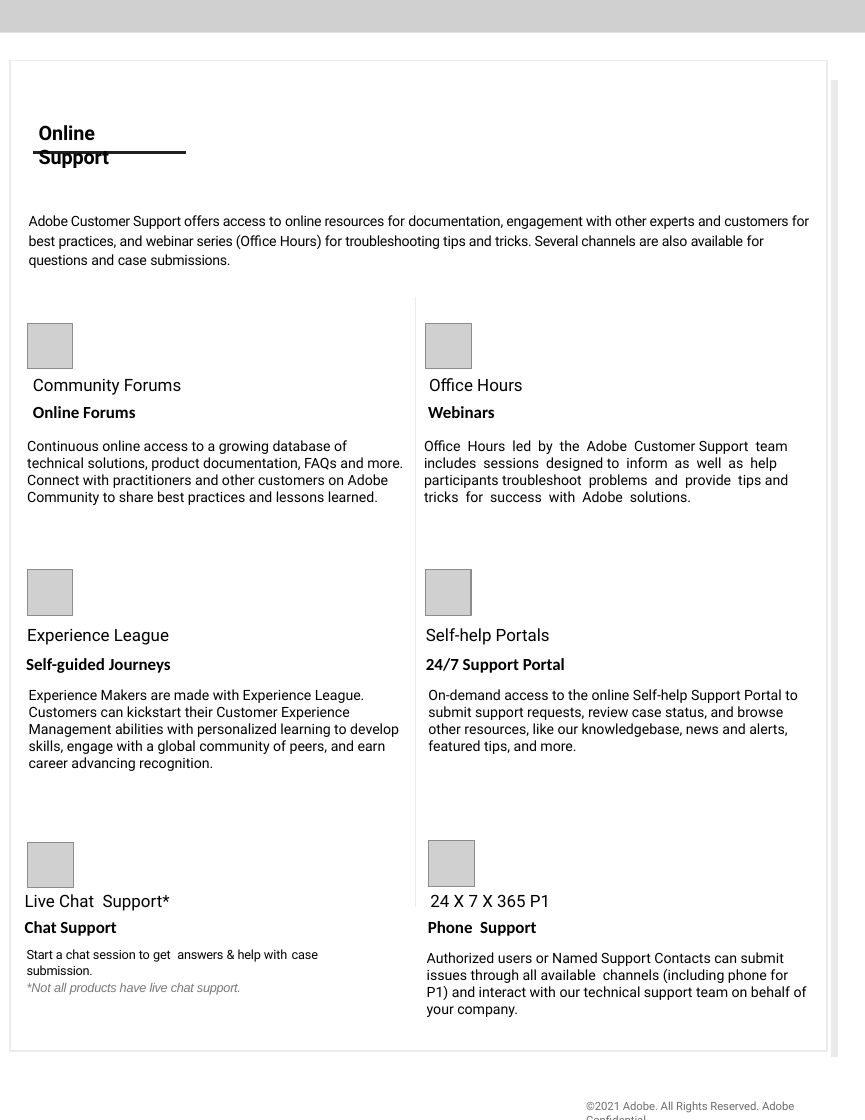
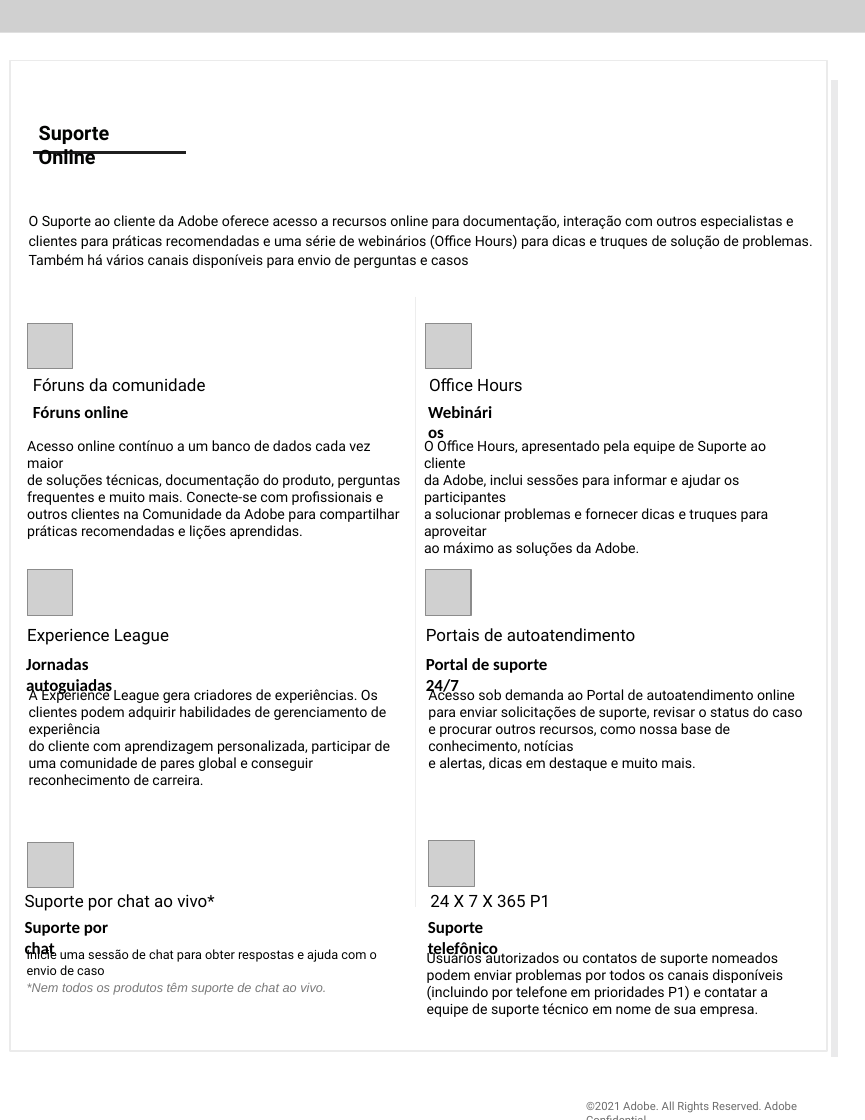
Before and after one commit to AdobeDocs/support-resources.pt-BR, a slide deck: slide 2 of help/data-sheets/assets/OnlineSupportDatasheet.pptx. Drawn at 865x1120 pixels with LibreOffice and Linux fonts; fonts in the diff are those of the drawing; grey boxes stand for pictures; background and template pictures are left out. Boxes give left, top, right and bottom in pixels: in the first picture for what was removed or moved away, otherwise in the second. Text is boxed around its words. In the diff, an @@ line names an element or a change of style, - is before the commit and + after.

```diff
--- a/help/data-sheets/assets/OnlineSupportDatasheet.pptx
+++ b/help/data-sheets/assets/OnlineSupportDatasheet.pptx
@@ text at (x1=39, y1=125, x2=110, y2=165): text changed @@
-Online Support
+Suporte Online
@@ text at (x1=29, y1=215, x2=812, y2=268): text changed @@
-Adobe Customer Support offers access to online resources for documentation, engagement with other experts and customers for best practices, and webinar series (Office Hours) for troubleshooting tips and tricks. Several channels are also available for questions and case submissions.
+O Suporte ao cliente da Adobe oferece acesso a recursos online para documentação, interação com outros especialistas e clientes para práticas recomendadas e uma série de webinários (Office Hours) para dicas e truques de solução de problemas. Também há vários canais disponíveis para envio de perguntas e casos
@@ text at (x1=358, y1=235, x2=426, y2=246): text changed @@
-Webinars
+Webinários
@@ text at (x1=33, y1=378, x2=205, y2=391): text changed @@
-Community Forums
+Fóruns da comunidade
@@ text at (x1=33, y1=406, x2=128, y2=418): text changed @@
-Online Forums
+Fóruns online
@@ text at (x1=27, y1=440, x2=401, y2=539): text changed @@
-Continuous online access to a growing database of technical solutions, product documentation, FAQs and more. Connect with practitioners and other customers on Adobe Community to share best practices and lessons learned.
+Acesso online contínuo a um banco de dados cada vez maior
+de soluções técnicas, documentação do produto, perguntas frequentes e muito mais. Conecte-se com profissionais e outros clientes na Comunidade da Adobe para compartilhar práticas recomendadas e lições aprendidas.
@@ text at (x1=424, y1=440, x2=769, y2=556): text changed @@
-Office Hours led by the Adobe Customer Support team includes sessions designed to inform as well as help participants troubleshoot problems and provide tips and tricks for success with Adobe solutions.
+O Office Hours, apresentado pela equipe de Suporte ao cliente
+da Adobe, inclui sessões para informar e ajudar os participantes
+a solucionar problemas e fornecer dicas e truques para aproveitar
+ao máximo as soluções da Adobe.
@@ text at (x1=426, y1=628, x2=636, y2=641): text changed @@
-Self-help Portals
+Portais de autoatendimento
@@ text at (x1=26, y1=658, x2=112, y2=696): text changed @@
-Self-guided Journeys
+Jornadas autoguiadas
@@ text at (x1=426, y1=658, x2=547, y2=696): text changed @@
-24/7 Support Portal
+Portal de suporte 24/7
@@ text at (x1=29, y1=687, x2=390, y2=785): text changed @@
-Experience Makers are made with Experience League. Customers can kickstart their Customer Experience Management abilities with personalized learning to develop skills, engage with a global community of peers, and earn career advancing recognition.
+A Experience League gera criadores de experiências. Os clientes podem adquirir habilidades de gerenciamento de experiência
+do cliente com aprendizagem personalizada, participar de uma comunidade de pares global e conseguir reconhecimento de carreira.
@@ text at (x1=428, y1=687, x2=802, y2=771): text changed @@
-On-demand access to the online Self-help Support Portal to submit support requests, review case status, and browse other resources, like our knowledgebase, news and alerts, featured tips, and more.
+Acesso sob demanda ao Portal de autoatendimento online para enviar solicitações de suporte, revisar o status do caso e procurar outros recursos, como nossa base de conhecimento, notícias
+e alertas, dicas em destaque e muito mais.
@@ text at (x1=25, y1=894, x2=150, y2=911): text changed @@
-Chat Support
+Suporte por chat
@@ text at (x1=25, y1=922, x2=326, y2=992): text changed @@
-Live Chat Support*
+Suporte por chat ao vivo*
@@ text at (x1=428, y1=922, x2=498, y2=959): text changed @@
-Phone Support
+Suporte telefônico
@@ text at (x1=27, y1=948, x2=377, y2=994): text changed @@
-Start a chat session to get answers & help with case submission.
-*Not all products have live chat support.
+Inicie uma sessão de chat para obter respostas e ajuda com o envio de caso
+*Nem todos os produtos têm suporte de chat ao vivo.
@@ text at (x1=427, y1=950, x2=783, y2=1017): text changed @@
-Authorized users or Named Support Contacts can submit issues through all available channels (including phone for P1) and interact with our technical support team on behalf of your company.
+Usuários autorizados ou contatos de suporte nomeados podem enviar problemas por todos os canais disponíveis (incluindo por telefone em prioridades P1) e contatar a equipe de suporte técnico em nome de sua empresa.
@@ text "©2021 Adobe. All Rights Reserved. ..." at (x1=586, y1=1101, x2=797, y2=1113): letter spacing -0.1 to 0 pt @@
```
Also in this commit, not shown: 2 other slides changed, 7 other files.
